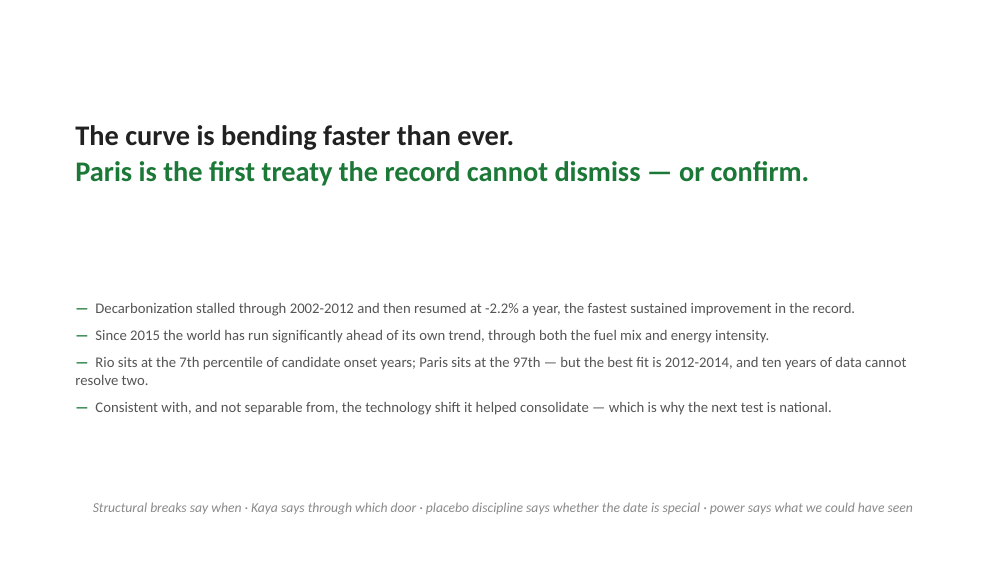
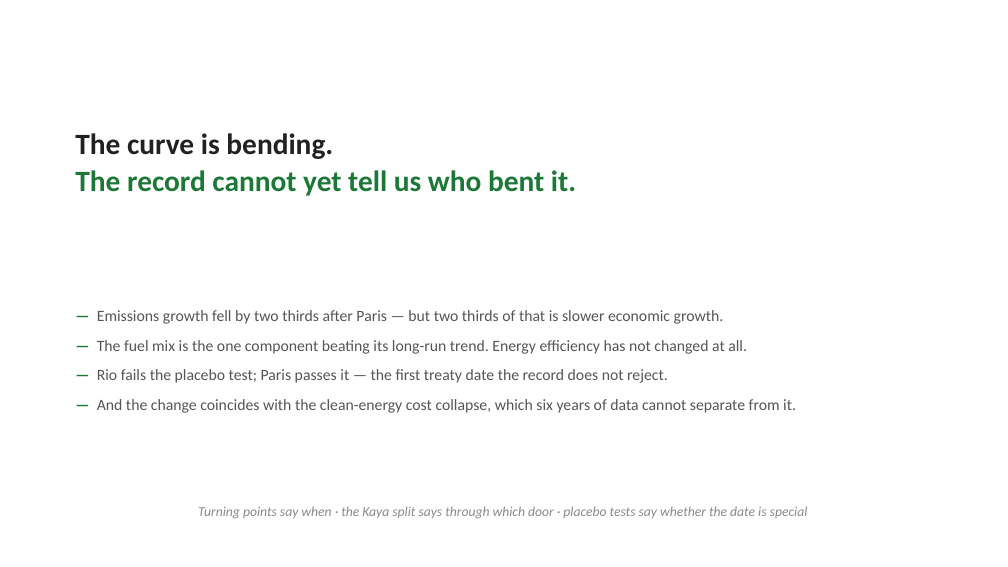
Before and after one commit to cwejnert/HDI-Happiness, a slide deck: slide 11 of carbon_breakpoints_takeaway_figures/paris_at_ten_world_deck.pptx (slide 20 before the commit). Drawn at 1008x567 pixels with LibreOffice and Linux fonts; fonts in the diff are those of the drawing. Boxes give left, top, right and bottom in pixels: in the first picture for what was removed or moved away, otherwise in the second. Text is boxed around its words. In the diff, an @@ line names an element or a change of style, - is before the commit and + after.

```diff
--- a/carbon_breakpoints_takeaway_figures/paris_at_ten_world_deck.pptx
+++ b/carbon_breakpoints_takeaway_figures/paris_at_ten_world_deck.pptx
@@ text at [75,133,576,196]: text changed; size 27 to 28 pt @@
-The curve is bending faster than ever.
-Paris is the first treaty the record cannot dismiss — or confirm.
+The curve is bending.
+The record cannot yet tell us who bent it.
@@ text at [97,310,796,413]: text changed; size 14 to 15 pt @@
-— Decarbonization stalled through 2002-2012 and then resumed at -2.2% a year, the fastest sustained improvement in the record.
-— Since 2015 the world has run significantly ahead of its own trend, through both the fuel mix and energy intensity.
-— Rio sits at the 7th percentile of candidate onset years; Paris sits at the 97th — but the best fit is 2012-2014, and ten years of data cannot resolve two.
-— Consistent with, and not separable from, the technology shift it helped consolidate — which is why the next test is national.
+— Emissions growth fell by two thirds after Paris — but two thirds of that is slower economic growth.
+— The fuel mix is the one component beating its long-run trend. Energy efficiency has not changed at all.
+— Rio fails the placebo test; Paris passes it — the first treaty date the record does not reject.
+— And the change coincides with the clean-energy cost collapse, which six years of data cannot separate from it.
@@ text at [198,506,808,518]: text changed @@
-Structural breaks say when · Kaya says through which door · placebo discipline says whether the date is special · power says what we could have seen
+Turning points say when · the Kaya split says through which door · placebo tests say whether the date is special
```
Also in this commit, not shown: 4 other slides changed, 6 slides added, 15 slides removed, 3 other files.
